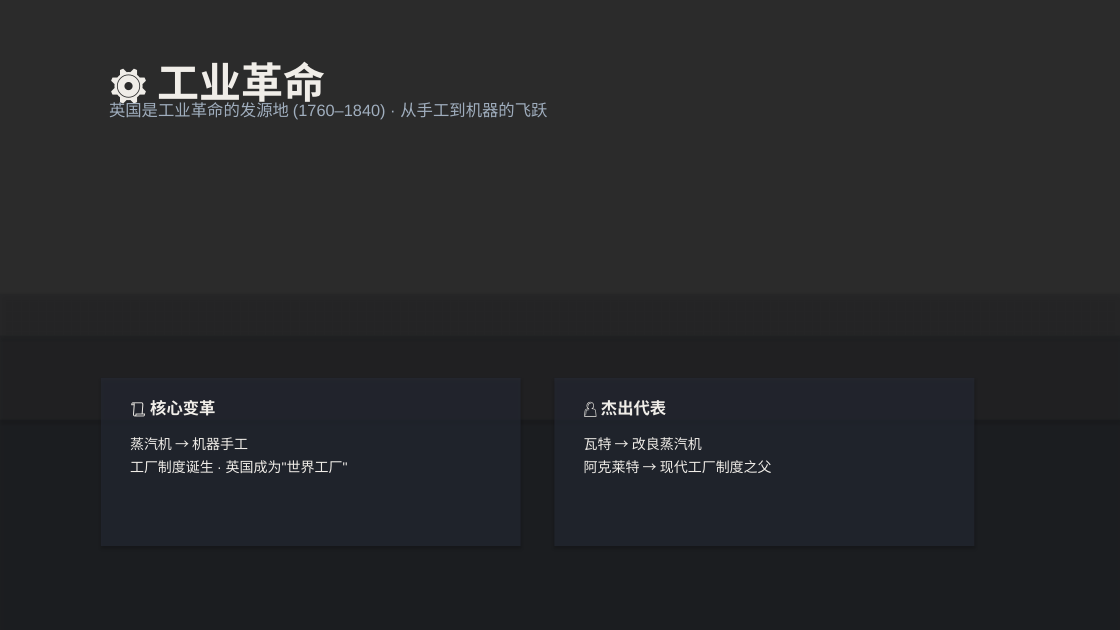
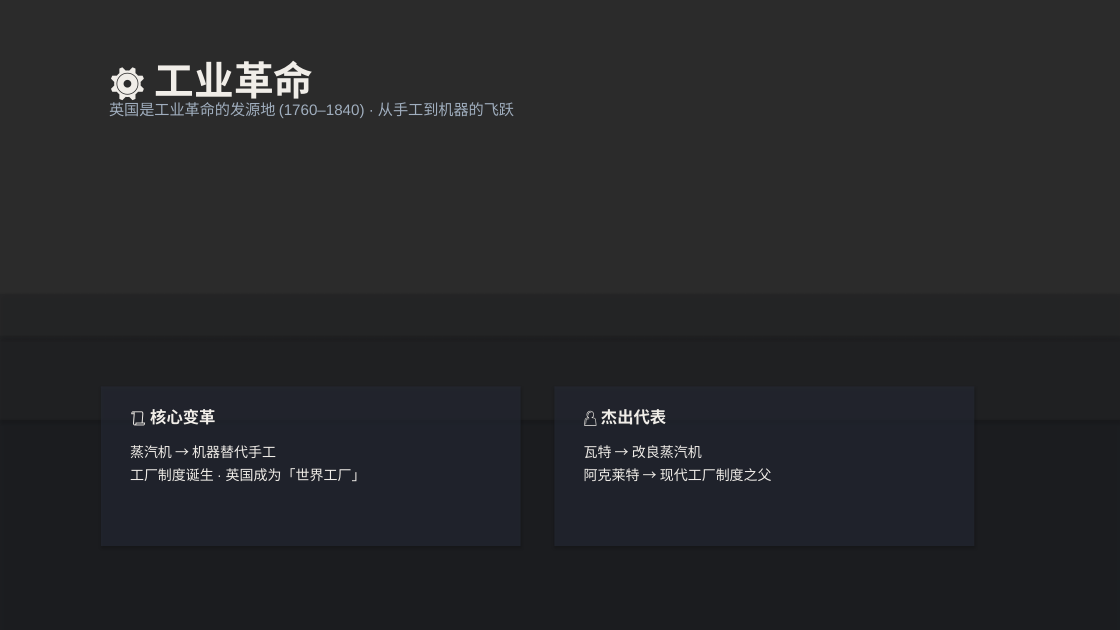
Before and after one commit to jasoneip01-pixel/uk-explorer, a slide deck: slide 6 of 走近英国.pptx. Drawn at 1120x630 pixels with LibreOffice and Linux fonts; fonts in the diff are those of the drawing; background and template pictures are left out; a plain dark background stands for a picture behind light text. Boxes give left, top, right and bottom in pixels: in the first picture for what was removed or moved away, otherwise in the second. Text is boxed around its words. In the diff, an @@ line names an element or a change of style, - is before the commit and + after.

```diff
--- a/走近英国.pptx
+++ b/走近英国.pptx
@@ text "⚙️ 工业革命" at [155, 61, 313, 105]: size 36 to 34 pt @@
@@ text "英国是工业革命的发源地 (1760–1840) · 从手工到机器的飞跃" at [109, 102, 514, 118]: size 14 to 13 pt @@
@@ rectangle at [0, 336, 1120, 420]: fill #1A1C20 at 40% opacity to #1A1C20 at 45% opacity @@
@@ rectangle: place and size @@
-rectangle at [101, 378, 521, 546]
+rectangle at [101, 386, 521, 546]
@@ rectangle: place and size @@
-rectangle at [555, 378, 975, 546]
+rectangle at [555, 386, 975, 546]
@@ text "📜 核心变革": place and size @@
-text "📜 核心变革" at [150, 400, 215, 416]
+text "📜 核心变革" at [150, 409, 215, 425]
@@ text "👤 杰出代表": place and size @@
-text "👤 杰出代表" at [601, 400, 666, 416]
+text "👤 杰出代表" at [601, 409, 666, 425]
@@ rectangle at [0, 420, 1120, 630]: fill #1A1C20 at 70% opacity to #1A1C20 at 75% opacity @@
@@ text at [130, 445, 366, 482]: text changed @@
-蒸汽机 → 机器手工
-工厂制度诞生 · 英国成为"世界工厂"
+蒸汽机 → 机器替代手工
+工厂制度诞生 · 英国成为「世界工厂」
@@ text "瓦特 → 改良蒸汽机 阿克莱特 → ...": place and size @@
-text "瓦特 → 改良蒸汽机 阿克莱特 → ..." at [584, 437, 772, 473]
+text "瓦特 → 改良蒸汽机 阿克莱特 → ..." at [584, 445, 772, 481]
```
Also in this commit, not shown: 10 other slides changed.
